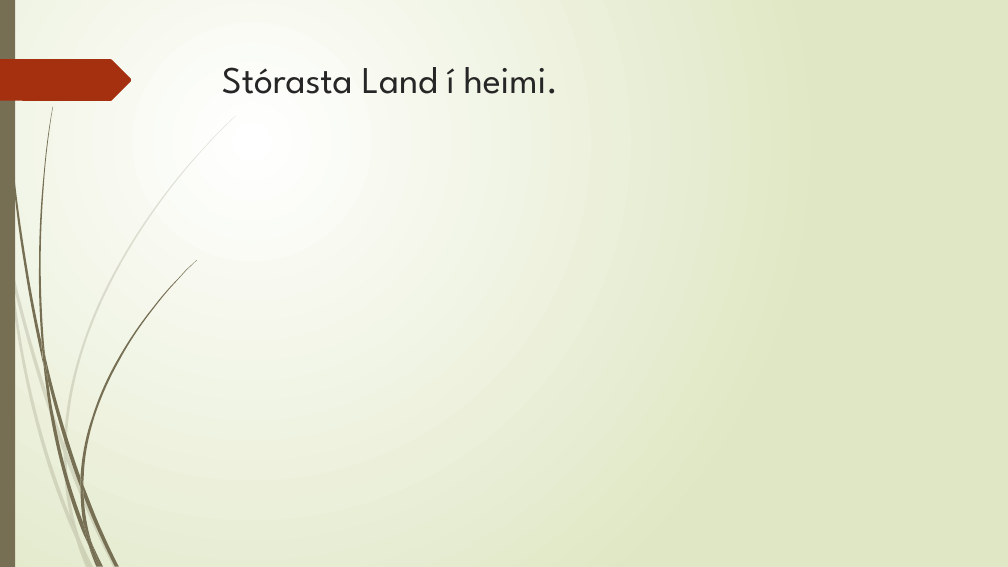
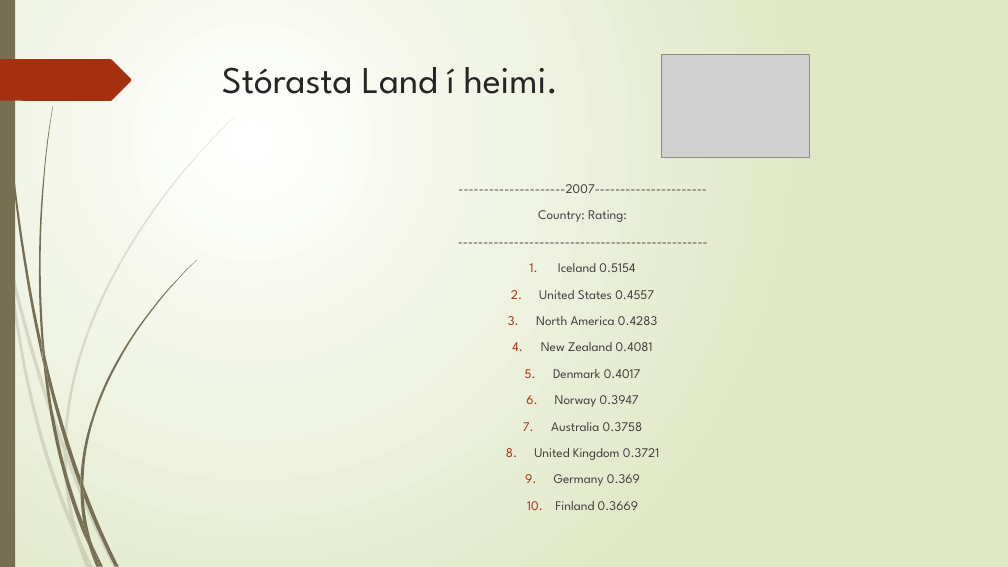
Before and after one commit to thortom/T-316-GAVI, a slide deck: slide 9 of Verkefni3/Kynning.pptx (slide 11 before the commit). Drawn at 1008x567 pixels with LibreOffice and Linux fonts; fonts in the diff are those of the drawing; grey boxes stand for pictures. Boxes give left, top, right and bottom in pixels: in the first picture for what was removed or moved away, otherwise in the second. Text is boxed around its words. In the diff, an @@ line names an element or a change of style, - is before the commit and + after.

```diff
--- a/Verkefni3/Kynning.pptx
+++ b/Verkefni3/Kynning.pptx
@@ picture added at (x1=662, y1=55, x2=810, y2=158) @@
@@ text added at (x1=458, y1=184, x2=707, y2=486), 12.6 pt, text #404040 @@
+---------------------2007----------------------
+Country: Rating:
+-------------------------------------------------
+1. Iceland 0.5154
+2. United States 0.4557
+3. North America 0.4283
+4. New Zealand 0.4081
+5. Denmark 0.4017
+6. Norway 0.3947
+7. Australia 0.3758
+8. United Kingdom 0.3721
+9. Germany 0.369
+10. Finland 0.3669
```
Also in this commit, not shown: 2 other slides changed, 5 slides added, 2 slides removed.
